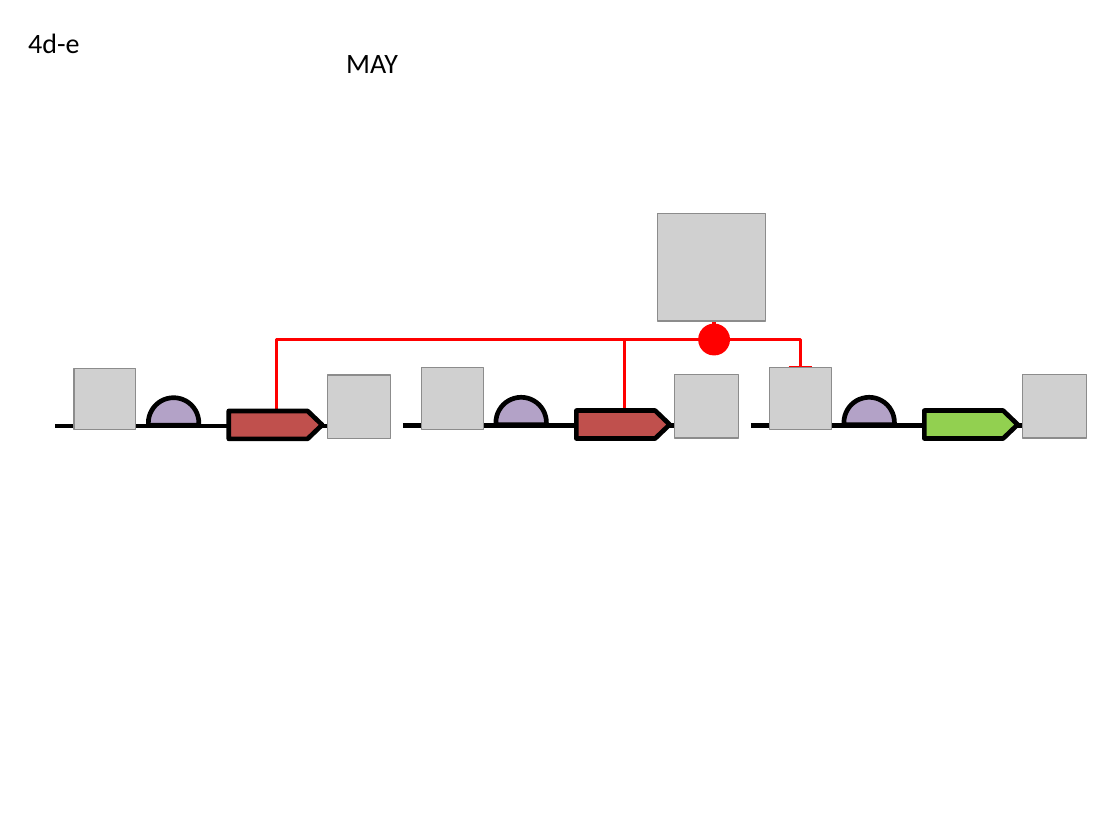
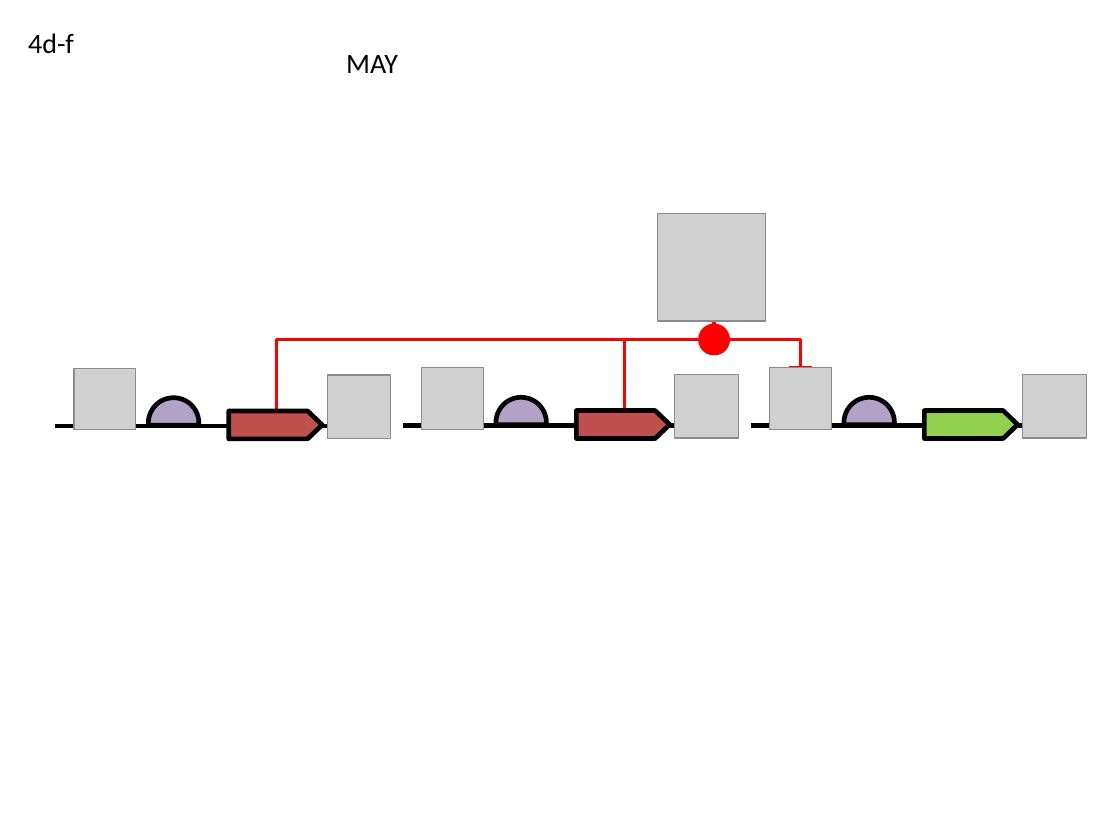
Before and after one commit to SynBioDex/SBOL-visual, a slide deck: slide 6 of specification/imgsrc/4.pptx (slide 5 before the commit). Drawn at 1120x840 pixels with LibreOffice and Linux fonts; fonts in the diff are those of the drawing; grey boxes stand for pictures. Boxes give left, top, right and bottom in pixels: in the first picture for what was removed or moved away, otherwise in the second. Text is boxed around its words. In the diff, an @@ line names an element or a change of style, - is before the commit and + after.

```diff
--- a/specification/imgsrc/4.pptx
+++ b/specification/imgsrc/4.pptx
@@ text at box(28, 33, 74, 53): text changed @@
-4d-e
+4d-f
```
Also in this commit, not shown: 3 other slides changed, 4 slides added, 1 slide removed, 13 other files.
